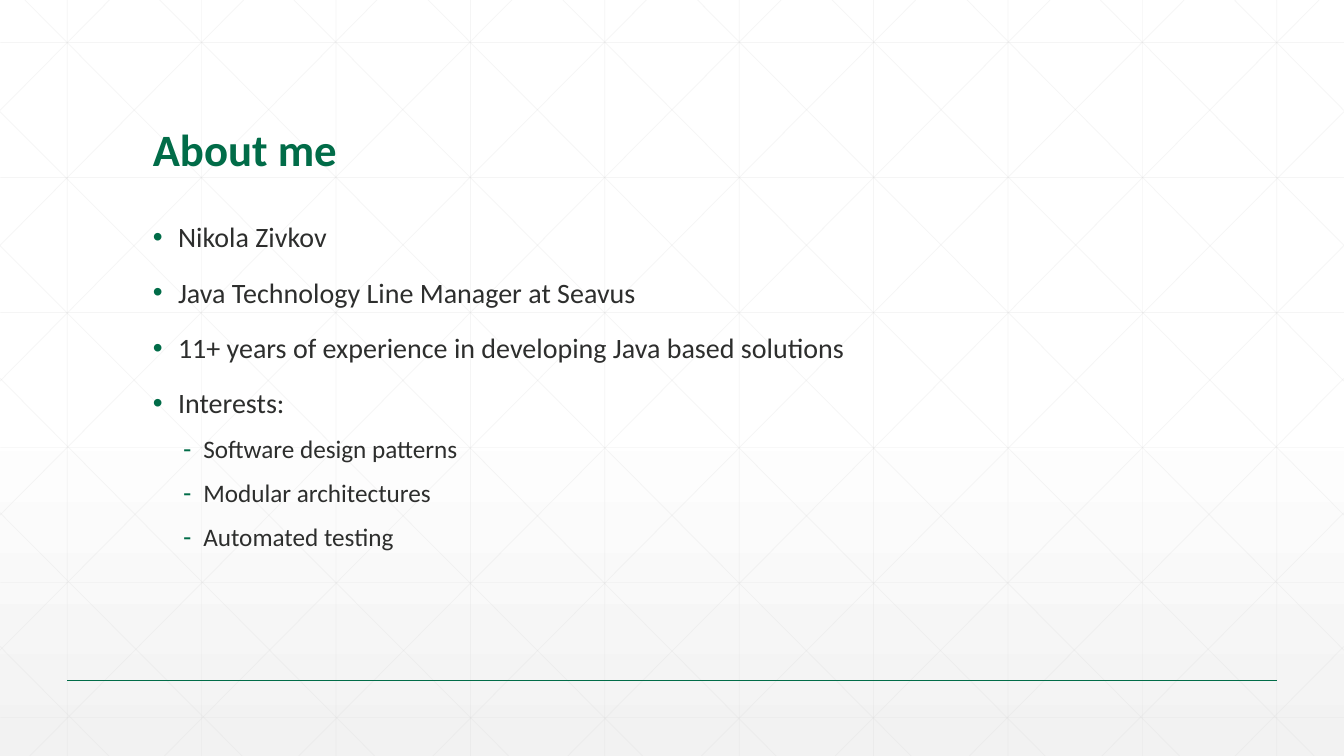
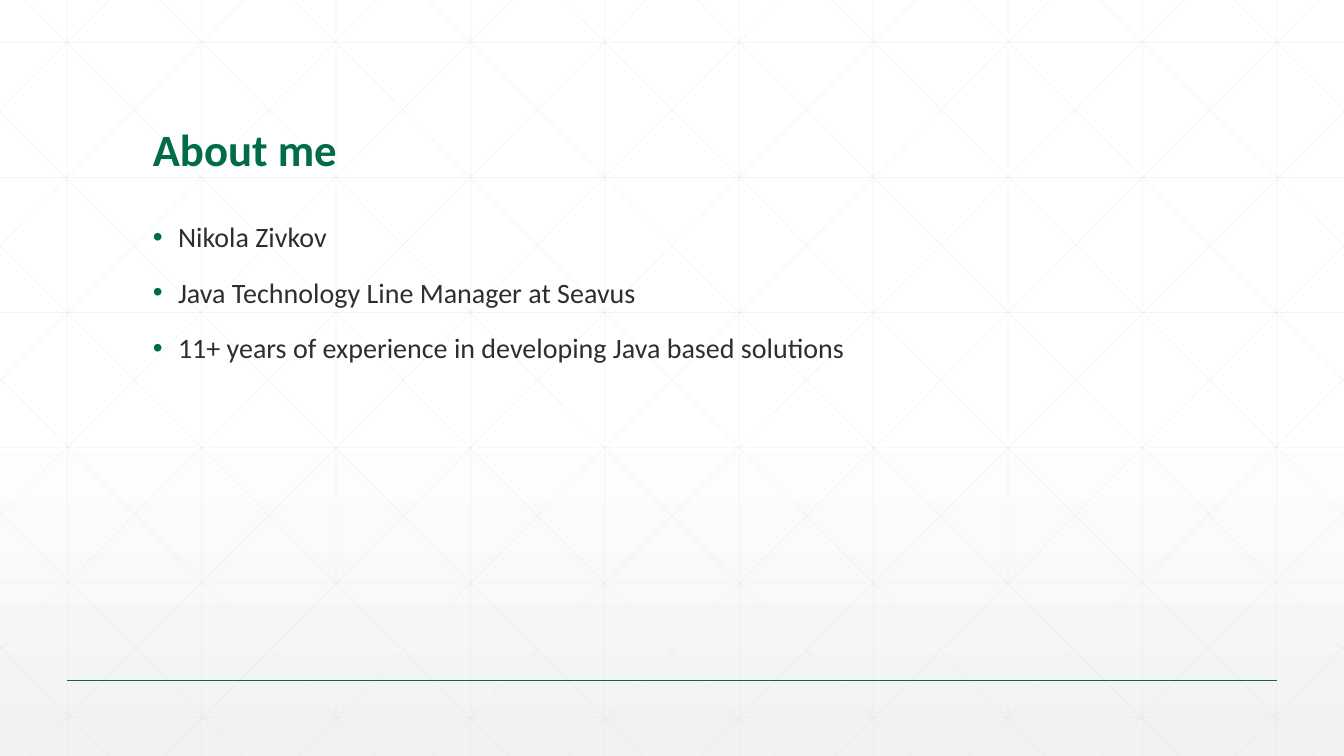
Before and after one commit to SrinS/svs-talent, a slide deck: slide 2 of 00. Introduction/00. Course introduction.pptx. Drawn at 1344x756 pixels with LibreOffice and Linux fonts; fonts in the diff are those of the drawing; background and template pictures are left out. Boxes give left, top, right and bottom in pixels: in the first picture for what was removed or moved away, otherwise in the second. Text is boxed around its words. In the diff, an @@ line names an element or a change of style, - is before the commit and + after.

Commit message:
Minor changes in wording.

```diff
--- a/00. Introduction/00. Course introduction.pptx
+++ b/00. Introduction/00. Course introduction.pptx
@@ text at bbox=[178, 395, 457, 551]: paragraphs removed @@
-• Interests:
-  – Software design patterns
-  – Modular architectures
-  – Automated testing
```
Also in this commit, not shown: 2 other slides changed.
